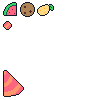
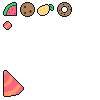
The second 100x100 image is a revision of the first. Changes to its layers:
painted on "Layer 1" over (57, 2, 72, 17)
